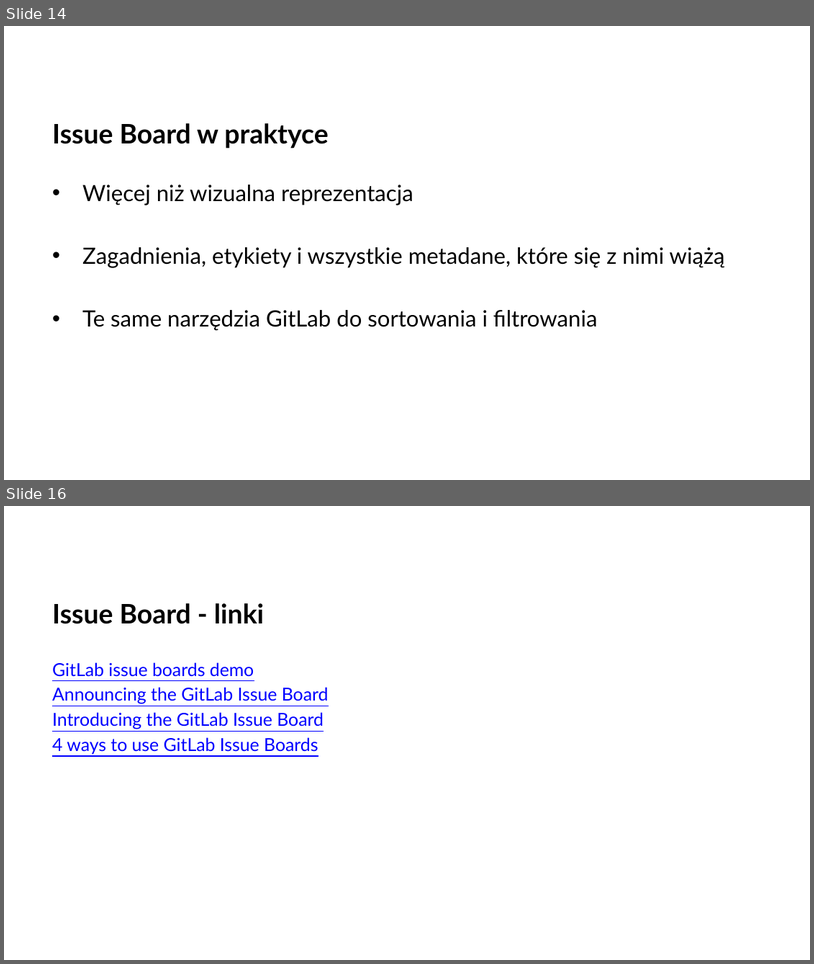
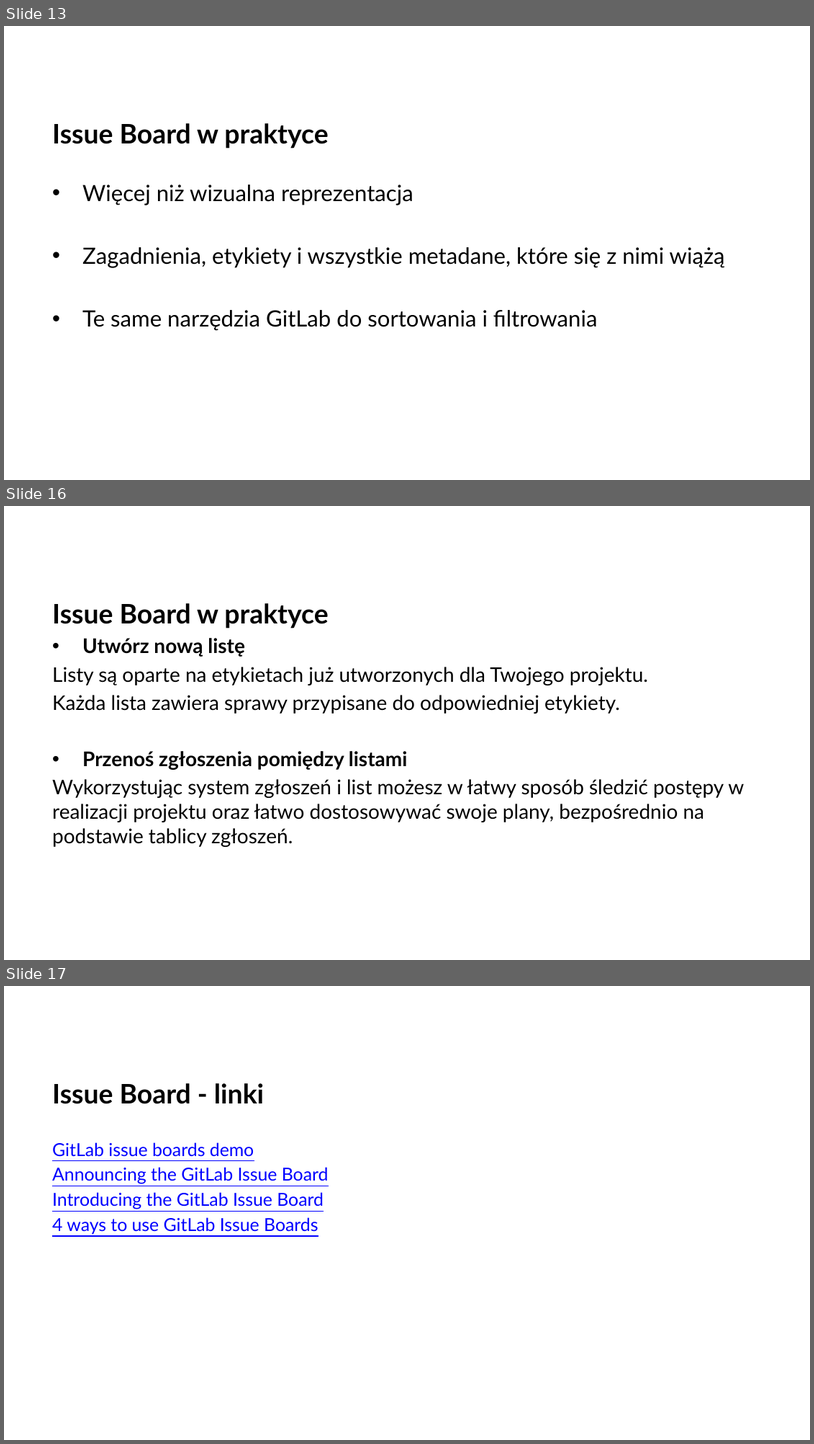
Before and after one commit to arturkwiek/gitlab-tutorial, a slide deck: 08. Git - tutorial - Issue Board.pptx. Shown one above the other, each under a label of ours: slides 14 and 16 before the commit, slides 13, 16 and 17 after it; the slides between them are not shown. The pictures are 814x964 and 814x1444 pixels, drawn with LibreOffice and Linux fonts; fonts in the diff are those of the drawing; background and template pictures are left out. Boxes give left, top, right and bottom in pixels: in the first picture for what was removed or moved away, otherwise in the second. Text is boxed around its words. In the diff, an @@ line names an element or a change of style, - is before the commit and + after.

Commit message:
Issue Board

```diff
--- a/08. Git - tutorial - Issue Board.pptx
+++ b/08. Git - tutorial - Issue Board.pptx
@@ slide 16 added at (x1=4, y1=506, x2=810, y2=960), background picture (left out) @@
@@ text added at (x1=52, y1=603, x2=744, y2=847), 18 pt, text #000000 @@
+Issue Board w praktyce
+• Utwórz nową listę
+Listy są oparte na etykietach już utworzonych dla Twojego projektu.
+Każda lista zawiera sprawy przypisane do odpowiedniej etykiety.
+• Przenoś zgłoszenia pomiędzy listami
+Wykorzystując system zgłoszeń i list możesz w łatwy sposób śledzić postępy w realizacji projektu oraz łatwo dostosowywać swoje plany, bezpośrednio na podstawie tablicy zgłoszeń.
@@ what was slide 14 is now slide 13 @@
@@ what was slide 16 is now slide 17 @@
```
Also in this commit, not shown: 2 slides changed, 1 other slide added, 1 slide removed.
